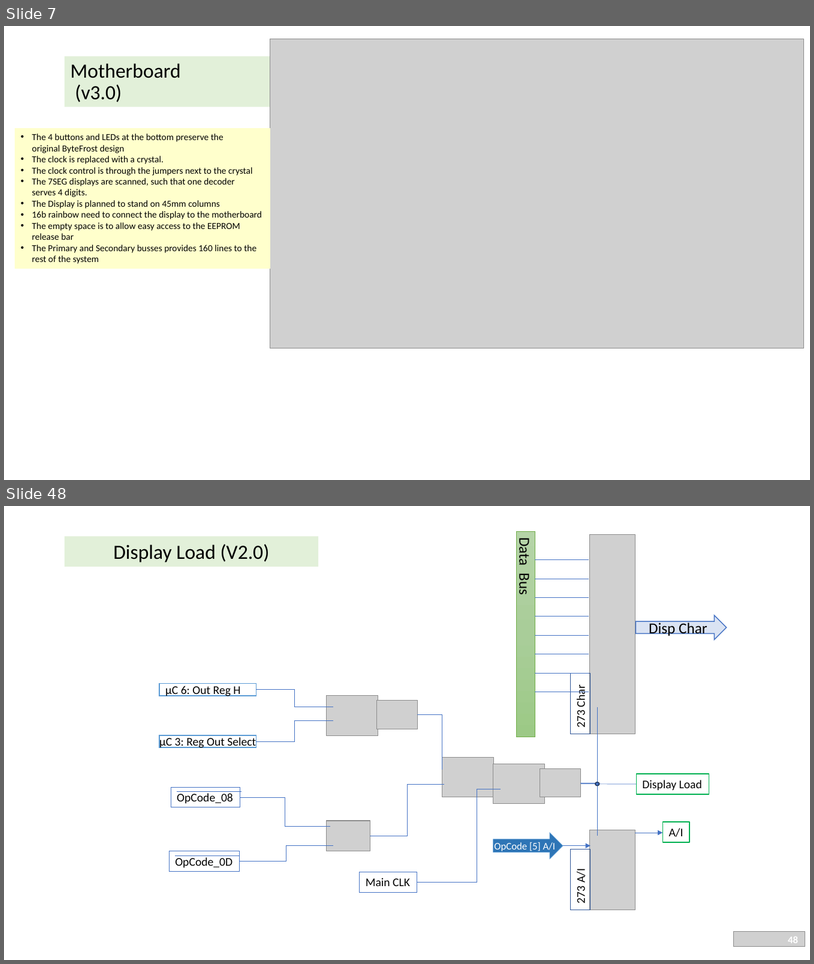
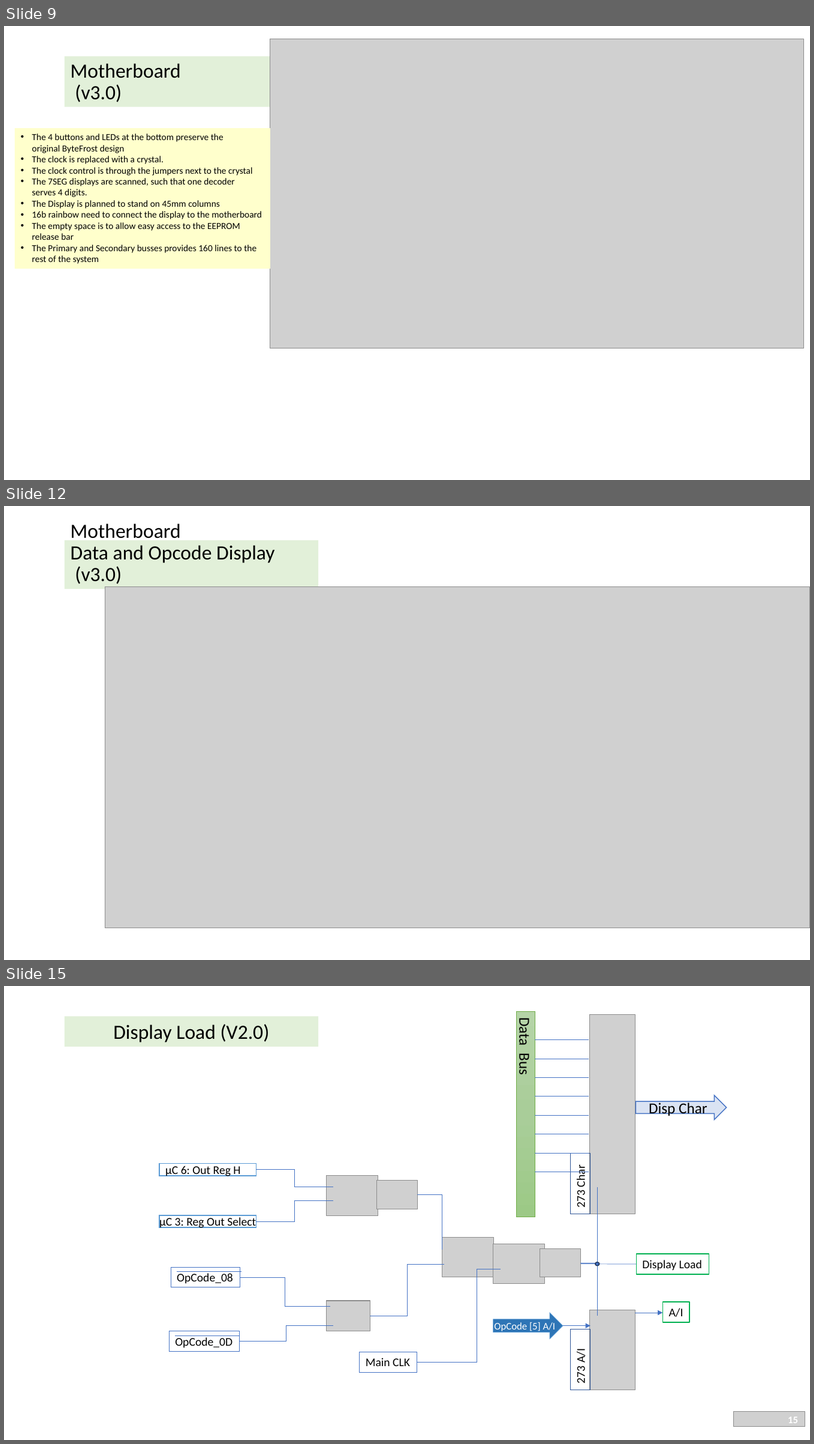
Before and after one commit to gilkeidar/ByteFrost, a slide deck: Documentation/ByteFrost v3.0.pptx. Shown one above the other, each under a label of ours: slides 7 and 48 before the commit, slides 9, 12 and 15 after it; the slides between them are not shown. The pictures are 814x964 and 814x1444 pixels, drawn with LibreOffice and Linux fonts; fonts in the diff are those of the drawing; grey boxes stand for pictures; background and template pictures are left out. Boxes give left, top, right and bottom in pixels: in the first picture for what was removed or moved away, otherwise in the second. Text is boxed around its words. In the diff, an @@ line names an element or a change of style, - is before the commit and + after.

Commit message:
Update slides to Motherboard from EasyEDA

```diff
--- a/Documentation/ByteFrost v3.0.pptx
+++ b/Documentation/ByteFrost v3.0.pptx
@@ slide 12 added at (4,506,810,960), background #FFFFFF; not listed: 1 template element that a slide beside it also shows @@
@@ title added at (65,540,318,589), fill #E2F0D9, 24 pt, text #000000 @@
+Motherboard
+Data and Opcode Display
+(v3.0)
@@ picture added at (105,587,810,928) @@
@@ what was slide 7 is now slide 9 @@
@@ what was slide 48 is now slide 15 @@
@@ page number at (788,1416,798,1423): text changed @@
-48
+15
```
Also in this commit, not shown: 8 slides changed, 4 other slides added, 6 slides removed, 1 other file.
